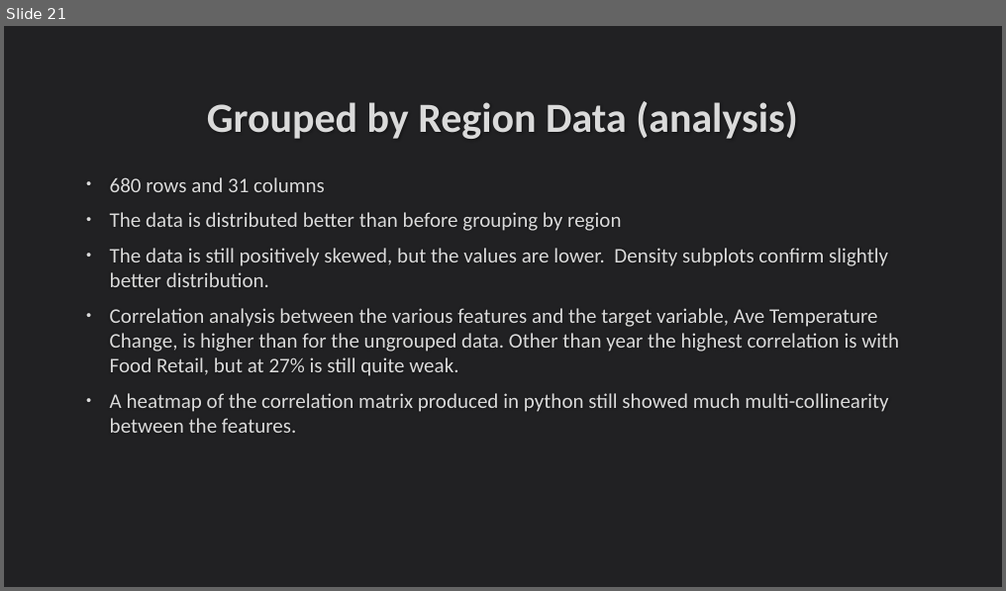
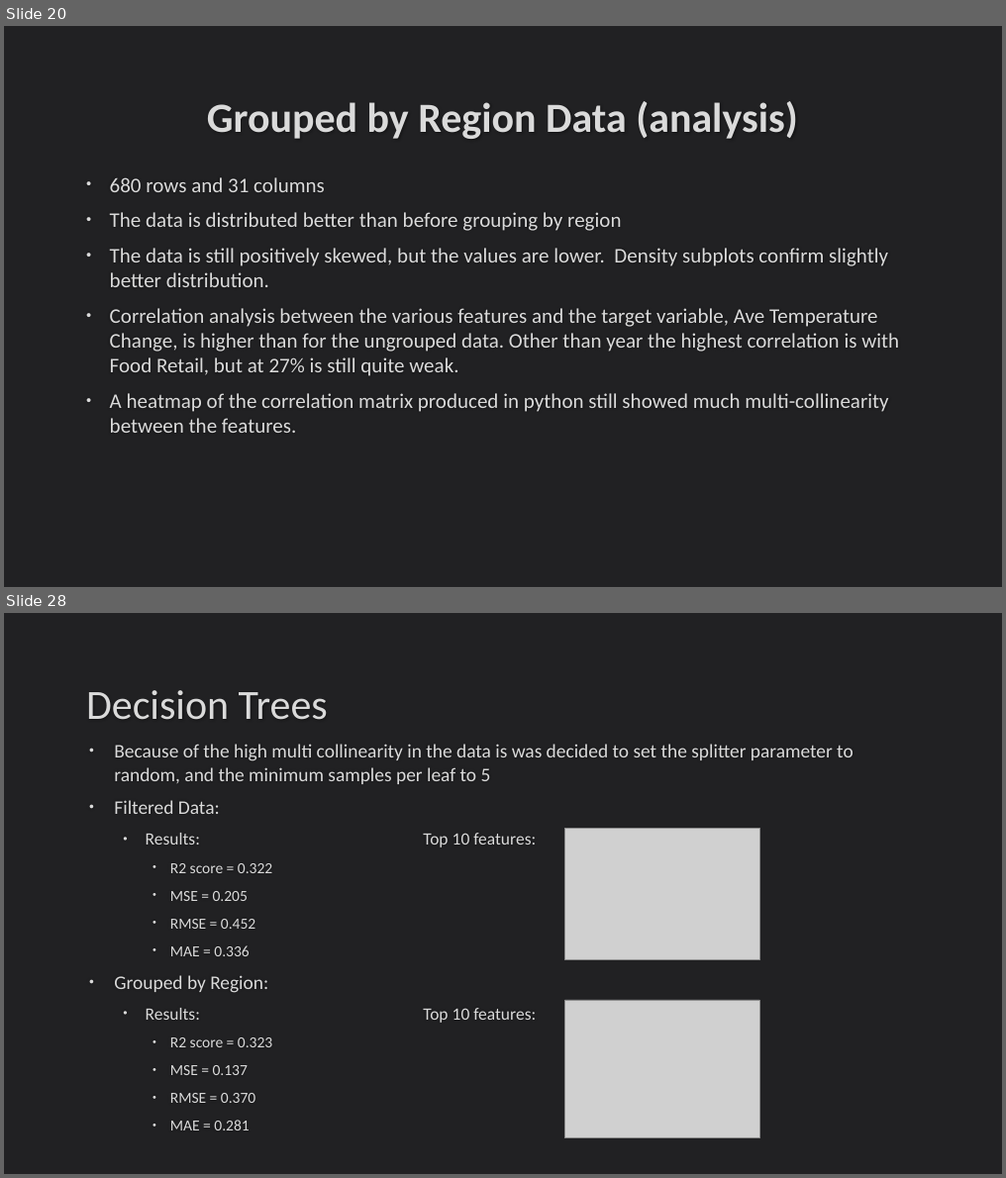
Before and after one commit to DavidFHarrison/2403PTDS_Regression_DH, a slide deck: Regression Project – PTDS 2403.pptx. Shown one above the other, each under a label of ours: slide 21 before the commit, slides 20 and 28 after it; the slides between them are not shown. The pictures are 1006x591 and 1006x1178 pixels, drawn with LibreOffice and Linux fonts; fonts in the diff are those of the drawing; grey boxes stand for pictures. Boxes give left, top, right and bottom in pixels: in the first picture for what was removed or moved away, otherwise in the second. Text is boxed around its words. In the diff, an @@ line names an element or a change of style, - is before the commit and + after.

```diff
--- a/Regression Project – PTDS 2403.pptx
+++ b/Regression Project – PTDS 2403.pptx
@@ slide 28 added at [4,613,1002,1174], background #212123 @@
@@ title added at [86,690,328,720], 40 pt, text #DADADA @@
+Decision Trees
@@ text added at [114,744,853,1131], 18.5 pt, text #DADADA @@
+• Because of the high multi collinearity in the data is was decided to set the splitter parameter to random, and the minimum samples per leaf to 5
+• Filtered Data:
+  • Results: Top 10 features:
+    • R2 score = 0.322
+    • MSE = 0.205
+    • RMSE = 0.452
+    • MAE = 0.336
+• Grouped by Region:
+  • Results: Top 10 features:
+    • R2 score = 0.323
+    • MSE = 0.137
+    • RMSE = 0.370
+    • MAE = 0.281
@@ picture added at [565,829,760,960] @@
@@ picture added at [565,1000,760,1139] @@
@@ what was slide 21 is now slide 20 @@
```
Also in this commit, not shown: 7 slides changed, 11 other slides added, 7 slides removed, 2 other files.
